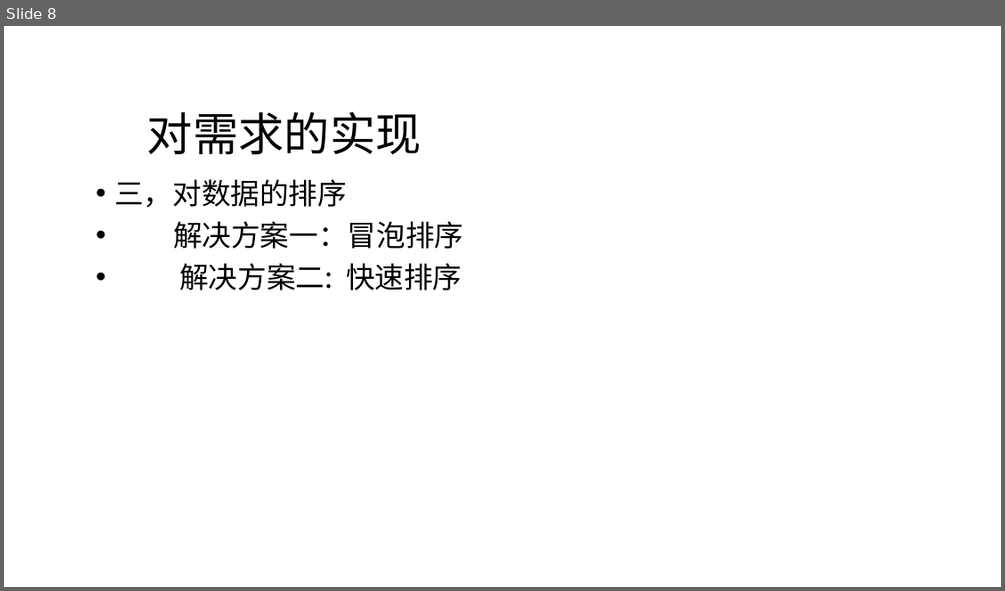
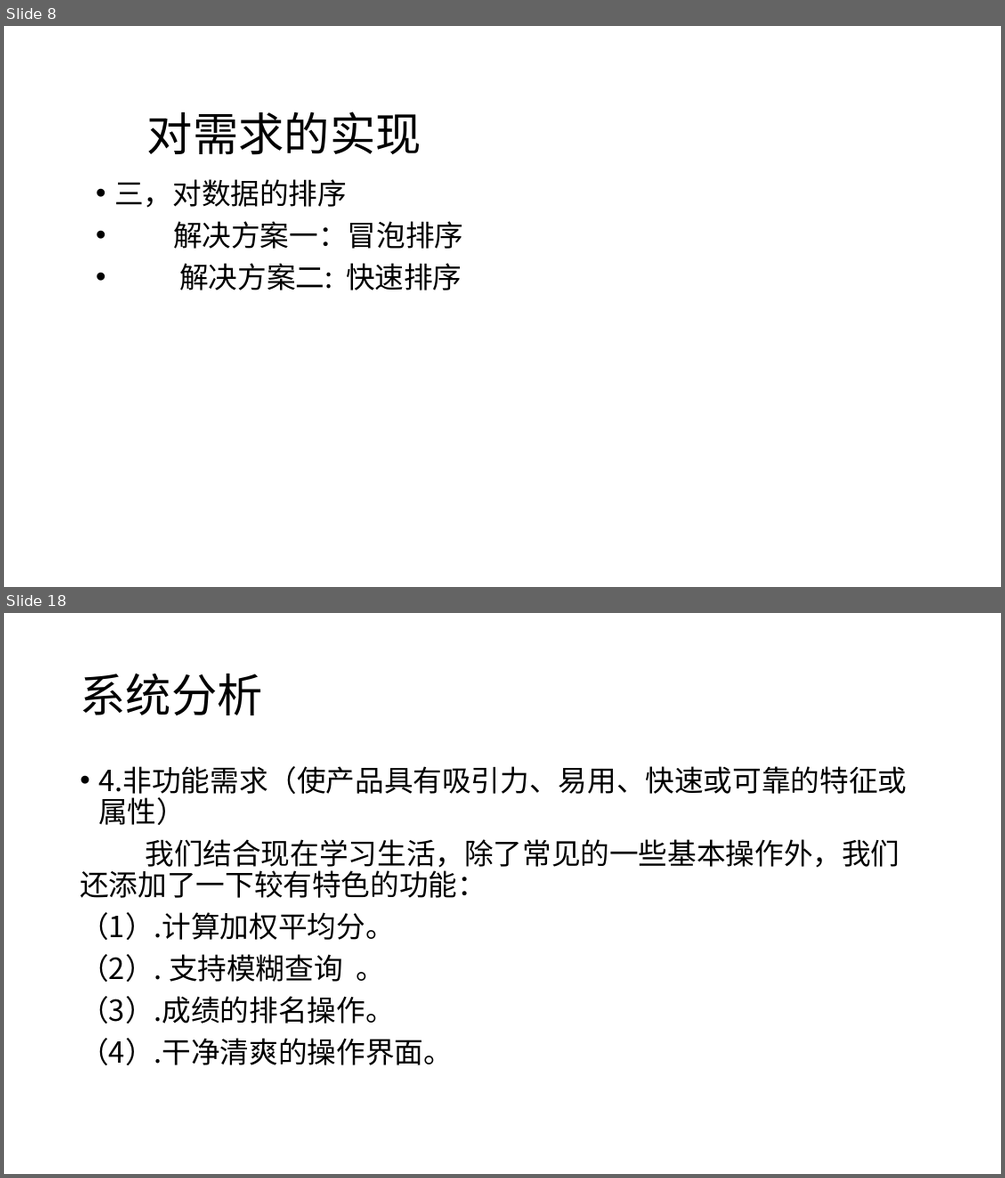
Before and after one commit to moriartyscat/--git, a slide deck: C语言期末作业.pptx. Shown one above the other, each under a label of ours: slide 8 before the commit, slides 8 and 18 after it; the slides between them are not shown. The pictures are 1005x591 and 1005x1178 pixels, drawn with LibreOffice and Linux fonts; fonts in the diff are those of the drawing; background and template pictures are left out. Boxes give left, top, right and bottom in pixels: in the first picture for what was removed or moved away, otherwise in the second. Text is boxed around its words. In the diff, an @@ line names an element or a change of style, - is before the commit and + after.

```diff
--- a/C语言期末作业.pptx
+++ b/C语言期末作业.pptx
@@ slide 18 added at (4, 613, 1001, 1174), background picture (left out) @@
@@ title added at (80, 674, 262, 715), 44 pt, text #000000 @@
+系统分析
@@ text added at (80, 766, 906, 1065), 28 pt, text #000000 @@
+• 4.非功能需求（使产品具有吸引力、易用、快速或可靠的特征或属性）
+我们结合现在学习生活，除了常见的一些基本操作外，我们还添加了一下较有特色的功能：
+（1）.计算加权平均分。
+（2）. 支持模糊查询 。
+（3）.成绩的排名操作。
+（4）.干净清爽的操作界面。
```
Also in this commit, not shown: 1 slide changed, 9 other slides added, 3 slides removed.
